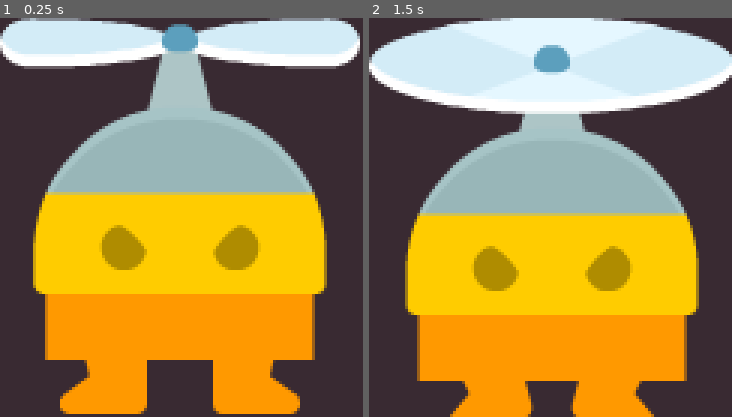
Above: before the commit, frames 1-2 (left to right).
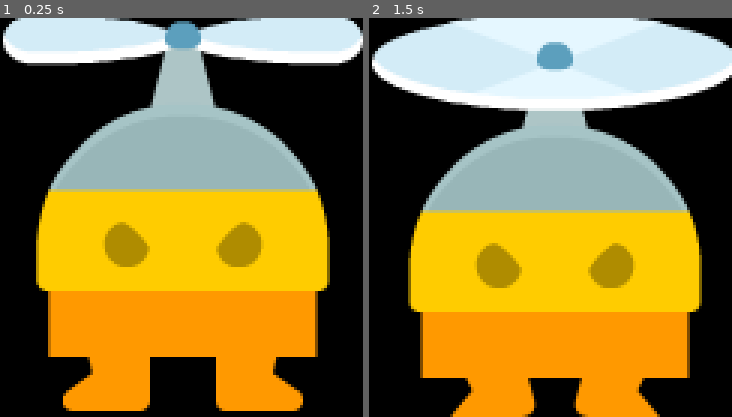
Above: after the commit, the same moments.

Repository: super-Colin/Desktop-Pet
Game: Godot game, scene res://pet.tscn
Two runs of this game, one before a commit and one after it. Both use one fixed random seed, a clock stepped at 60 frames per second and the inputs below.
Inputs (mouse positions are in pixels of both pictures, inside the frame that each line leads up to):
- Up to frame 1 (0.25 s): no input
- Up to frame 2 (1.5 s): tap Enter at 0.5 s; move the mouse to (630, 197) at 0.52 s; click (630, 197) at 0.67 s; tap Space at 1.25 s; drag from (477, 237) to (532, 297) at 1.27 s

The runs differ from the first frame. In frame 1, 46% of the frame differs, in the area x 0-100%, y 0-100%; in frame 2, 39%.

Commit message:
todo list working

Diff:
--- a/code_tab.tscn
+++ b/code_tab.tscn
@@ -29,7 +29,7 @@
 theme_override_constants/separation = 10
 
 [node name="VBoxContainer" type="VBoxContainer" parent="VSplitContainer/HBoxContainer"]
-custom_minimum_size = Vector2(100, 0)
+custom_minimum_size = Vector2(120, 0)
 layout_mode = 2
 theme_override_constants/separation = 10
 
@@ -45,7 +45,7 @@
 
 [node name="Button" type="Button" parent="VSplitContainer/HBoxContainer/VBoxContainer"]
 layout_mode = 2
-text = "Templates
+text = "Placeholder
 "
 
 [node name="RightSideScrollable" type="ScrollContainer" parent="VSplitContainer/HBoxContainer"]
--- a/config.gd
+++ b/config.gd
@@ -52,16 +52,3 @@
 	#print($"../CanvasLayer/GridContainer".anchors_preset)
 	#$"../CanvasLayer/GridContainer".anchors_preset = 8
 	#%GridWrapper.position = Vector2(-2, -2) # -2 to account for empty ui container on the side and top
-
-
-
- #Rect2 get_rect() const
-#
-#Returns a Rect2 representing the Sprite2D's boundary in local coordinates. Can be used to detect if the Sprite2D was clicked.
-#
-#Example:
-#
-#func _input(event):
-	#if event is InputEventMouseButton and event.pressed and event.button_index == MOUSE_BUTTON_LEFT:
-		#if get_rect().has_point(to_local(event.position)):
-			#print("A click!")
--- a/dialogue_box.gd
+++ b/dialogue_box.gd
@@ -7,11 +7,12 @@
 
 
 func _ready() -> void:
-	%WidthSlider.drag_ended.connect(handleChangeWidth)
-	%HeightSlider.drag_ended.connect(handleChangeHeight)
-	%AlwaysOnTopToggle.toggled.connect(UI.setAlwaysOnTop)
-	%Sides.pressed.connect(UI.switchSidesX)
-	UI.flippedXAxis.connect(flipHotbarButtonOrder)
+	#%WidthSlider.drag_ended.connect(handleChangeWidth)
+	#%HeightSlider.drag_ended.connect(handleChangeHeight)
+	#%AlwaysOnTopToggle.toggled.connect(UI.setAlwaysOnTop)
+	#%Sides.pressed.connect(UI.switchSidesX)
+	#UI.flippedXAxis.connect(flipHotbarButtonOrder)
+	pass
 
 func flipHotbarButtonOrder():
 	print("dialogue - flipping hotbar")
--- a/dialogue_box.tscn
+++ b/dialogue_box.tscn
@@ -2,12 +2,10 @@
 
 [ext_resource type="Script" uid="uid://ce3exek2bxi8c" path="res://dialogue_box.gd" id="1_n23yb"]
 [ext_resource type="PackedScene" uid="uid://gphxfnof4hxd" path="res://code_tab.tscn" id="1_senjy"]
+[ext_resource type="PackedScene" uid="uid://tlof5wxfa42m" path="res://to_do_tab.tscn" id="3_0nste"]
 
 [sub_resource type="StyleBoxFlat" id="StyleBoxFlat_senjy"]
 bg_color = Color(0.466971, 0.186746, 1.44392e-07, 1)
-
-[sub_resource type="StyleBoxFlat" id="StyleBoxFlat_n23yb"]
-bg_color = Color(0.520766, 0.0232354, 0.422955, 1)
 
 [sub_resource type="StyleBoxFlat" id="StyleBoxFlat_ilnc5"]
 content_margin_left = 8.0
@@ -39,72 +37,6 @@
 [node name="VBoxContainer" type="VBoxContainer" parent="MarginContainer"]
 layout_mode = 2
 
-[node name="Hotbar" type="HBoxContainer" parent="MarginContainer/VBoxContainer"]
-unique_name_in_owner = true
-layout_mode = 2
-
-[node name="Flatten" type="Button" parent="MarginContainer/VBoxContainer/Hotbar"]
-custom_minimum_size = Vector2(80, 0)
-layout_mode = 2
-tooltip_text = "Remove any invisble formatting around the content in your clipboard"
-text = "Flatten"
-
-[node name="AlwaysOnTopToggle" type="Button" parent="MarginContainer/VBoxContainer/Hotbar"]
-unique_name_in_owner = true
-custom_minimum_size = Vector2(80, 0)
-layout_mode = 2
-tooltip_text = "Remove any invisble formatting around the content in your clipboard"
-theme_override_styles/pressed = SubResource("StyleBoxFlat_n23yb")
-toggle_mode = true
-text = "Top"
-
-[node name="VBoxContainer" type="VBoxContainer" parent="MarginContainer/VBoxContainer/Hotbar"]
-layout_mode = 2
-
-[node name="HBoxContainer" type="HBoxContainer" parent="MarginContainer/VBoxContainer/Hotbar/VBoxContainer"]
-layout_mode = 2
-
-[node name="Label" type="Label" parent="MarginContainer/VBoxContainer/Hotbar/VBoxContainer/HBoxContainer"]
-custom_minimum_size = Vector2(25, 0)
-layout_mode = 2
-text = "W:"
-horizontal_alignment = 1
-
-[node name="WidthSlider" type="HSlider" parent="MarginContainer/VBoxContainer/Hotbar/VBoxContainer/HBoxContainer"]
-unique_name_in_owner = true
-custom_minimum_size = Vector2(100, 0)
-layout_mode = 2
-size_flags_vertical = 4
-min_value = 600.0
-max_value = 1200.0
-step = 10.0
-value = 800.0
-
-[node name="HBoxContainer2" type="HBoxContainer" parent="MarginContainer/VBoxContainer/Hotbar/VBoxContainer"]
-layout_mode = 2
-
-[node name="Label" type="Label" parent="MarginContainer/VBoxContainer/Hotbar/VBoxContainer/HBoxContainer2"]
-custom_minimum_size = Vector2(25, 0)
-layout_mode = 2
-text = "H:"
-horizontal_alignment = 1
-
-[node name="HeightSlider" type="HSlider" parent="MarginContainer/VBoxContainer/Hotbar/VBoxContainer/HBoxContainer2"]
-unique_name_in_owner = true
-custom_minimum_size = Vector2(100, 0)
-layout_mode = 2
-min_value = 450.0
-max_value = 1000.0
-step = 10.0
-value = 500.0
-
-[node name="Sides" type="Button" parent="MarginContainer/VBoxContainer/Hotbar"]
-unique_name_in_owner = true
-custom_minimum_size = Vector2(80, 0)
-layout_mode = 2
-tooltip_text = "Remove any invisble formatting around the content in your clipboard"
-text = "Sides"
-
 [node name="LineEdit" type="LineEdit" parent="MarginContainer/VBoxContainer"]
 layout_mode = 2
 theme_override_styles/normal = SubResource("StyleBoxFlat_ilnc5")
@@ -113,16 +45,21 @@
 [node name="TabContainer" type="TabContainer" parent="MarginContainer/VBoxContainer"]
 layout_mode = 2
 size_flags_vertical = 3
-current_tab = 0
+current_tab = 1
 
-[node name="Code" parent="MarginContainer/VBoxContainer/TabContainer" instance=ExtResource("1_senjy")]
+[node name="Snips" parent="MarginContainer/VBoxContainer/TabContainer" instance=ExtResource("1_senjy")]
+visible = false
 layout_mode = 2
 metadata/_tab_index = 0
+
+[node name="To Do" parent="MarginContainer/VBoxContainer/TabContainer" instance=ExtResource("3_0nste")]
+layout_mode = 2
+metadata/_tab_index = 1
 
 [node name="Me" type="VBoxContainer" parent="MarginContainer/VBoxContainer/TabContainer"]
 visible = false
 layout_mode = 2
-metadata/_tab_index = 1
+metadata/_tab_index = 2
 
 [node name="HBoxContainer" type="HBoxContainer" parent="MarginContainer/VBoxContainer/TabContainer/Me"]
 layout_mode = 2
@@ -152,10 +89,10 @@
 layout_mode = 2
 text = "A longer Joke"
 
-[node name="Stuff" type="VBoxContainer" parent="MarginContainer/VBoxContainer/TabContainer"]
+[node name="Timer" type="VBoxContainer" parent="MarginContainer/VBoxContainer/TabContainer"]
 visible = false
 layout_mode = 2
-metadata/_tab_index = 2
+metadata/_tab_index = 3
 
 [node name="SpeechOutMenu" type="RichTextLabel" parent="MarginContainer/VBoxContainer"]
 unique_name_in_owner = true
--- /dev/null
+++ b/hotbar.gd
@@ -0,0 +1,35 @@
+extends Container
+
+
+
+
+
+
+func _ready() -> void:
+	%WidthSlider.drag_ended.connect(handleChangeWidth)
+	%HeightSlider.drag_ended.connect(handleChangeHeight)
+	%AlwaysOnTopToggle.toggled.connect(UI.setAlwaysOnTop)
+	%Sides.pressed.connect(UI.switchSidesX)
+	#UI.flippedXAxis.connect(flipHotbarButtonOrder)
+
+func handleChangeWidth(valChanged):
+	var currentSize = get_tree().get_root().get_window().size
+	UI.handleWindowResize(Vector2(%WidthSlider.value, currentSize.y))
+
+func handleChangeHeight(valChanged):
+	var currentSize = get_tree().get_root().get_window().size
+	UI.handleWindowResize(Vector2(currentSize.x, %HeightSlider.value))
+
+
+func flipHotbarButtonOrder():
+	print("dialogue - flipping hotbar")
+	var i = -1
+	for c in %Hotbar.get_children():
+		%Hotbar.move_child(c, i)
+		i -= 1
+	if UI.xAlignment == "right":
+		%Hotbar.set_anchors_preset(Control.PRESET_CENTER_LEFT)
+		%Hotbar.size_flags_horizontal = SIZE_SHRINK_BEGIN
+	else:
+		%Hotbar.set_anchors_preset(Control.PRESET_CENTER_RIGHT)
+		%Hotbar.size_flags_horizontal = SIZE_SHRINK_END
--- /dev/null
+++ b/hotbar.tscn
@@ -0,0 +1,113 @@
+[gd_scene load_steps=3 format=3 uid="uid://b31kqduwxl6rw"]
+
+[ext_resource type="Script" uid="uid://3pe2vcnpo1qg" path="res://hotbar.gd" id="1_mjyg7"]
+
+[sub_resource type="StyleBoxFlat" id="StyleBoxFlat_n23yb"]
+bg_color = Color(0.114767, 0.45413, 1.92523e-07, 1)
+
+[node name="Hotbar" type="VBoxContainer"]
+offset_right = 381.0
+offset_bottom = 155.0
+script = ExtResource("1_mjyg7")
+
+[node name="Flatten" type="Button" parent="."]
+custom_minimum_size = Vector2(80, 0)
+layout_mode = 2
+tooltip_text = "Remove any invisble formatting around the content in your clipboard"
+text = "Flatten"
+
+[node name="AlwaysOnTopToggle" type="Button" parent="."]
+unique_name_in_owner = true
+custom_minimum_size = Vector2(80, 0)
+layout_mode = 2
+tooltip_text = "Toggle \"alway on top\" mode"
+theme_override_styles/pressed = SubResource("StyleBoxFlat_n23yb")
+toggle_mode = true
+text = "Top"
+
+[node name="Sides" type="Button" parent="."]
+unique_name_in_owner = true
+custom_minimum_size = Vector2(80, 0)
+layout_mode = 2
+tooltip_text = "Toggle which side the pop out is on"
+text = "<---//--->"
+
+[node name="VBoxContainer" type="VBoxContainer" parent="."]
+layout_mode = 2
+
+[node name="HBoxContainer" type="HBoxContainer" parent="VBoxContainer"]
+layout_mode = 2
+
+[node name="Label" type="Label" parent="VBoxContainer/HBoxContainer"]
+custom_minimum_size = Vector2(25, 0)
+layout_mode = 2
+text = "W:"
+horizontal_alignment = 1
+
+[node name="WidthSlider" type="HSlider" parent="VBoxContainer/HBoxContainer"]
+unique_name_in_owner = true
+custom_minimum_size = Vector2(100, 0)
+layout_mode = 2
+size_flags_vertical = 4
+min_value = 600.0
+max_value = 1200.0
+step = 10.0
+value = 800.0
+
+[node name="HBoxContainer2" type="HBoxContainer" parent="VBoxContainer"]
+layout_mode = 2
+
+[node name="Label" type="Label" parent="VBoxContainer/HBoxContainer2"]
+custom_minimum_size = Vector2(25, 0)
+layout_mode = 2
+text = "H:"
+horizontal_alignment = 1
+
+[node name="HeightSlider" type="HSlider" parent="VBoxContainer/HBoxContainer2"]
+unique_name_in_owner = true
+custom_minimum_size = Vector2(100, 0)
+layout_mode = 2
+min_value = 300.0
+max_value = 1000.0
+step = 10.0
+value = 500.0
+
+[node name="Button" type="Button" parent="."]
+layout_mode = 2
+text = "something
+"
+
+[node name="Button2" type="Button" parent="."]
+layout_mode = 2
+text = "something
+"
+
+[node name="Button3" type="Button" parent="."]
+layout_mode = 2
+text = "something
+"
+
+[node name="Button4" type="Button" parent="."]
+layout_mode = 2
+text = "something
+"
+
+[node name="Button5" type="Button" parent="."]
+layout_mode = 2
+text = "something
+"
+
+[node name="Button6" type="Button" parent="."]
+layout_mode = 2
+text = "something
+"
+
+[node name="Button7" type="Button" parent="."]
+layout_mode = 2
+text = "something
+"
+
+[node name="Button8" type="Button" parent="."]
+layout_mode = 2
+text = "something
+"
--- a/mouse.gd
+++ b/mouse.gd
@@ -5,7 +5,7 @@
 signal doubleClicked
 signal rightClicked
 
-signal changedScreenCorner
+
 
 
 # Dragging
@@ -123,8 +123,8 @@
 	else:
 		newCorner.y = 0
 	if not newCorner == currentScreenCorner:
-		print("Changed screen corner; from: ", currentScreenCorner, " to: ", newCorner)
-		changedScreenCorner.emit()
+		print("mouse - Changed screen corner; from: ", currentScreenCorner, " to: ", newCorner)
 		currentScreenCorner = newCorner
+		UI.changedScreenCorner.emit(currentScreenCorner)
 	#print("Current window corner:")
 	#print(positionOnScreen)
--- a/pet.gd
+++ b/pet.gd
@@ -1,7 +1,8 @@
 extends Node2D
 
 # Snippy
-
+# saySomething("hydrate")
+# saySomething("stand up / stretch")
 
 # Signals
 signal doubleClicked
--- a/pet.tscn
+++ b/pet.tscn
@@ -1,11 +1,15 @@
-[gd_scene load_steps=7 format=3 uid="uid://boxb655r78rcu"]
+[gd_scene load_steps=9 format=3 uid="uid://boxb655r78rcu"]
 
 [ext_resource type="Script" uid="uid://bosim76hmbf0x" path="res://pet.gd" id="1_pa7gm"]
 [ext_resource type="Script" uid="uid://bsihee3phcbmx" path="res://config.gd" id="2_733f5"]
 [ext_resource type="Texture2D" uid="uid://hyuu72u4l7fd" path="res://pet_assets/flyMan_still_stand.png" id="2_h6co6"]
 [ext_resource type="Script" uid="uid://bhdgai321eek8" path="res://behaviour.gd" id="2_ovmnc"]
 [ext_resource type="Script" uid="uid://d3qoc5nak4vhg" path="res://mouse.gd" id="3_vbt87"]
+[ext_resource type="PackedScene" uid="uid://b31kqduwxl6rw" path="res://hotbar.tscn" id="6_uvuc8"]
 [ext_resource type="PackedScene" uid="uid://c8m8svhtp2ksf" path="res://dialogue_box.tscn" id="7_uvuc8"]
+
+[sub_resource type="StyleBoxFlat" id="StyleBoxFlat_uvuc8"]
+bg_color = Color(0.526721, 3.19588e-05, 0.419489, 1)
 
 [node name="Pet" type="Node2D"]
 script = ExtResource("1_pa7gm")
@@ -37,6 +41,7 @@
 [node name="CanvasLayer" type="CanvasLayer" parent="."]
 
 [node name="DebugRect" type="ColorRect" parent="CanvasLayer"]
+visible = false
 anchors_preset = 15
 anchor_right = 1.0
 anchor_bottom = 1.0
@@ -60,17 +65,40 @@
 layout_mode = 2
 size_flags_vertical = 3
 
-[node name="DraggableArea" type="CenterContainer" parent="CanvasLayer/VBoxContainer/XAxisBox"]
+[node name="VBoxContainer" type="VBoxContainer" parent="CanvasLayer/VBoxContainer/XAxisBox"]
+layout_mode = 2
+
+[node name="DraggableArea" type="CenterContainer" parent="CanvasLayer/VBoxContainer/XAxisBox/VBoxContainer"]
 unique_name_in_owner = true
 custom_minimum_size = Vector2(200, 200)
 layout_mode = 2
 size_flags_horizontal = 4
 size_flags_vertical = 0
 
-[node name="Sprite" type="Sprite2D" parent="CanvasLayer/VBoxContainer/XAxisBox/DraggableArea"]
+[node name="Sprite" type="Sprite2D" parent="CanvasLayer/VBoxContainer/XAxisBox/VBoxContainer/DraggableArea"]
 unique_name_in_owner = true
 texture = ExtResource("2_h6co6")
 centered = false
+
+[node name="Panel" type="Panel" parent="CanvasLayer/VBoxContainer/XAxisBox/VBoxContainer"]
+custom_minimum_size = Vector2(150, 0)
+layout_mode = 2
+size_flags_vertical = 3
+theme_override_styles/panel = SubResource("StyleBoxFlat_uvuc8")
+
+[node name="ScrollContainer" type="ScrollContainer" parent="CanvasLayer/VBoxContainer/XAxisBox/VBoxContainer/Panel"]
+layout_mode = 1
+anchors_preset = 15
+anchor_right = 1.0
+anchor_bottom = 1.0
+grow_horizontal = 2
+grow_vertical = 2
+size_flags_vertical = 3
+
+[node name="Hotbar" parent="CanvasLayer/VBoxContainer/XAxisBox/VBoxContainer/Panel/ScrollContainer" instance=ExtResource("6_uvuc8")]
+layout_mode = 2
+size_flags_horizontal = 3
+size_flags_vertical = 3
 
 [node name="DialogueBox" parent="CanvasLayer/VBoxContainer/XAxisBox" groups=["dialogueBox"] instance=ExtResource("7_uvuc8")]
 unique_name_in_owner = true
--- /dev/null
+++ b/to_do_row.gd
@@ -0,0 +1,42 @@
+extends PanelContainer
+
+signal toggled(isComplete:bool)
+signal editRequested(snippetName:String)
+signal deleteRequested(snippetName:String)
+
+var title:String
+var isComplete:bool = false
+
+func setUp(todoName:String, completed:bool):
+	title = todoName
+	$HBoxContainer/Title.text = title
+	$HBoxContainer/Title.toggled.connect(updateCompletedStatusStyles)
+	#$HBoxContainer/Edit.pressed.connect(func():editRequested.emit($HBoxContainer/Title.text))
+	$HBoxContainer/Delete.pressed.connect(func():deleteRequested.emit($HBoxContainer/Title.text))
+	UI.expandedSizeUpdated.connect(setStrikeDimension, CONNECT_DEFERRED)
+	updateCompletedStatusStyles(completed)
+	#setStrikeDimension()
+
+
+func setStrikeDimension():
+	print("todo row - %Strike.points[1]: ", %Strike.points[1], ", ", $HBoxContainer/Title.get_rect().size)
+	var buttonSize = $HBoxContainer/Title.get_rect().size
+	var extraOffset = buttonSize * 0.2
+	#%Strike.points[0] -= extraOffset
+	%Strike.points[1] = buttonSize + extraOffset
+	print("todo row - %Strike.points[1]: ", %Strike.points[1], ", ", $HBoxContainer/Title.get_rect().size)
+
+func updateCompletedStatusStyles(completed:bool):
+	isComplete = completed
+	if isComplete:
+		$HBoxContainer/Title.text = title
+		setStrikeDimension()
+		%Strike.visible = true
+		#print("todo row - adding [ s]")
+		#$HBoxContainer/Title/RichTextLabel.text = ""
+		#$HBoxContainer/Title/RichTextLabel.append_text("[s]" + title + "[/s]")
+		##$HBoxContainer/Title/RichTextLabel.bb_code_text = "[s]" + title + "[/s]"
+	else:
+		$HBoxContainer/Title/RichTextLabel.text = title
+		%Strike.visible = false
+	toggled.emit($HBoxContainer/Title.button_pressed)
--- /dev/null
+++ b/to_do_row.tscn
@@ -0,0 +1,55 @@
+[gd_scene load_steps=4 format=3 uid="uid://cmu4jpxf562kr"]
+
+[ext_resource type="Script" uid="uid://3oywx1gd6owi" path="res://to_do_row.gd" id="1_shdsh"]
+
+[sub_resource type="StyleBoxEmpty" id="StyleBoxEmpty_dr5ri"]
+
+[sub_resource type="StyleBoxFlat" id="StyleBoxFlat_whak8"]
+bg_color = Color(0.199373, 0.199373, 0.199373, 1)
+
+[node name="ToDoRow" type="PanelContainer"]
+offset_right = 40.0
+offset_bottom = 40.0
+script = ExtResource("1_shdsh")
+
+[node name="HBoxContainer" type="HBoxContainer" parent="."]
+layout_mode = 2
+
+[node name="Title" type="Button" parent="HBoxContainer"]
+clip_contents = true
+custom_minimum_size = Vector2(120, 0)
+layout_mode = 2
+size_flags_horizontal = 3
+theme_override_styles/normal = SubResource("StyleBoxEmpty_dr5ri")
+toggle_mode = true
+text = "New To Do"
+
+[node name="RichTextLabel" type="RichTextLabel" parent="HBoxContainer/Title"]
+visible = false
+clip_contents = false
+custom_minimum_size = Vector2(100, 0)
+layout_mode = 1
+anchors_preset = 15
+anchor_right = 1.0
+anchor_bottom = 1.0
+grow_horizontal = 2
+grow_vertical = 2
+mouse_filter = 2
+bbcode_enabled = true
+text = "[s]New To Do[/s]"
+horizontal_alignment = 1
+vertical_alignment = 1
+
+[node name="Strike" type="Line2D" parent="HBoxContainer/Title"]
+unique_name_in_owner = true
+position = Vector2(-17, -14)
+points = PackedVector2Array(14, 24, 144, 43)
+width = 4.0
+default_color = Color(1, 1, 1, 0.572549)
+
+[node name="Delete" type="Button" parent="HBoxContainer"]
+custom_minimum_size = Vector2(30, 0)
+layout_mode = 2
+theme_override_colors/font_color = Color(1, 0, 0, 1)
+theme_override_styles/normal = SubResource("StyleBoxFlat_whak8")
+text = "X"
--- /dev/null
+++ b/to_do_tab.gd
@@ -0,0 +1,75 @@
+extends VBoxContainer
+
+
+var todoLists:Dictionary = {} # "MyTodoList":{"dishes":true}
+var currentList:String = "defualt"
+var todoRowScene = preload("res://to_do_row.tscn")
+
+
+var makingList = false
+
+const SAVE_SECTION = "todo_tab"
+
+func _ready() -> void:
+	todoLists = Saver.loadGameSection(SAVE_SECTION, "todoLists", todoLists)
+	currentList = Saver.loadGameSection(SAVE_SECTION, "currentList", currentList)
+	#
+	%SaveTodoButton.pressed.connect(saveTodo)
+	%NewListButton.pressed.connect(makingNewList)
+	#
+	if not todoLists.keys():
+		return
+	refreshListsList()
+	refreshTodoList()
+
+func makingNewList():
+	makingList = true
+
+
+func saveTodo():
+	if makingList:
+		saveNewList()
+	else:
+		saveNewTodo()
+
+func saveNewList():
+	print("todo - new list is: ", %TodoName.text)
+	todoLists[%TodoName.text] = {}
+	refreshListsList()
+	swapActiveList(%TodoName.text)
+	saveTodos()
+	makingList = false
+
+func saveNewTodo():
+	print("todo - new todo is: ", %TodoName.text)
+	todoLists[currentList][%TodoName.text] = false
+	saveTodos()
+	#refreshSnippetsList()
+	#closeSnippetPad()
+	refreshTodoList()
+
+func saveTodos():
+	Saver.saveGameSection(SAVE_SECTION, "todoLists", todoLists)
+	Saver.saveGameSection(SAVE_SECTION, "currentList", currentList)
+
+
+func refreshListsList():
+	for c in %ListsList.get_children():
+		c.queue_free()
+	for key in todoLists.keys():
+		var newButton = Button.new()
+		newButton.text = key
+		newButton.pressed.connect(swapActiveList.bind(key))
+		%ListsList.add_child(newButton)
+
+func swapActiveList(newList:String):
+	currentList = newList
+	refreshTodoList()
+
+func refreshTodoList():
+	for c in %TodosList.get_children():
+		c.queue_free()
+	for key in todoLists[currentList].keys():
+		var newRow = todoRowScene.instantiate()
+		newRow.setUp(key, todoLists[currentList][key])
+		%TodosList.add_child(newRow)
--- /dev/null
+++ b/to_do_tab.tscn
@@ -0,0 +1,93 @@
+[gd_scene load_steps=5 format=3 uid="uid://tlof5wxfa42m"]
+
+[ext_resource type="Script" uid="uid://cyj3gs41iaki6" path="res://to_do_tab.gd" id="1_l0ivd"]
+[ext_resource type="PackedScene" uid="uid://cmu4jpxf562kr" path="res://to_do_row.tscn" id="1_okqnh"]
+
+[sub_resource type="StyleBoxFlat" id="StyleBoxFlat_l0ivd"]
+bg_color = Color(0.113429, 0.312392, 0.225213, 1)
+
+[sub_resource type="StyleBoxFlat" id="StyleBoxFlat_okqnh"]
+
+[node name="ToDoTab" type="VBoxContainer"]
+anchors_preset = 15
+anchor_right = 1.0
+anchor_bottom = 1.0
+grow_horizontal = 2
+grow_vertical = 2
+script = ExtResource("1_l0ivd")
+
+[node name="HBoxContainer" type="HBoxContainer" parent="."]
+layout_mode = 2
+size_flags_vertical = 3
+theme_override_constants/separation = 10
+
+[node name="VBoxContainer" type="VBoxContainer" parent="HBoxContainer"]
+custom_minimum_size = Vector2(120, 0)
+layout_mode = 2
+size_flags_vertical = 3
+theme_override_constants/separation = 10
+
+[node name="NewListButton" type="Button" parent="HBoxContainer/VBoxContainer"]
+unique_name_in_owner = true
+custom_minimum_size = Vector2(0, 30)
+layout_mode = 2
+theme_override_styles/normal = SubResource("StyleBoxFlat_l0ivd")
+text = "New List"
+
+[node name="ScrollContainer" type="ScrollContainer" parent="HBoxContainer/VBoxContainer"]
+custom_minimum_size = Vector2(120, 0)
+layout_mode = 2
+size_flags_vertical = 3
+
+[node name="ListsList" type="VBoxContainer" parent="HBoxContainer/VBoxContainer/ScrollContainer"]
+unique_name_in_owner = true
+layout_mode = 2
+size_flags_horizontal = 3
+size_flags_vertical = 3
+
+[node name="TemplatesButton" type="Button" parent="HBoxContainer/VBoxContainer/ScrollContainer/ListsList"]
+layout_mode = 2
+text = "Placeholder
+"
+
+[node name="Button" type="Button" parent="HBoxContainer/VBoxContainer/ScrollContainer/ListsList"]
+layout_mode = 2
+text = "Placeholder"
+
+[node name="RightSideScrollable" type="ScrollContainer" parent="HBoxContainer"]
+layout_mode = 2
+size_flags_horizontal = 3
+
+[node name="VBoxContainer" type="VBoxContainer" parent="HBoxContainer/RightSideScrollable"]
+layout_mode = 2
+size_flags_horizontal = 3
+size_flags_vertical = 3
+
+[node name="NewCreator" type="HBoxContainer" parent="HBoxContainer/RightSideScrollable/VBoxContainer"]
+layout_mode = 2
+
+[node name="TodoName" type="LineEdit" parent="HBoxContainer/RightSideScrollable/VBoxContainer/NewCreator"]
+unique_name_in_owner = true
+layout_mode = 2
+size_flags_horizontal = 3
+placeholder_text = "Dishes..."
+
+[node name="SaveTodoButton" type="Button" parent="HBoxContainer/RightSideScrollable/VBoxContainer/NewCreator"]
+unique_name_in_owner = true
+custom_minimum_size = Vector2(50, 30)
+layout_mode = 2
+theme_override_colors/font_color = Color(2.88785e-06, 0.88136, 0.952338, 1)
+theme_override_styles/normal = SubResource("StyleBoxFlat_okqnh")
+text = "Save"
+
+[node name="TodosList" type="VBoxContainer" parent="HBoxContainer/RightSideScrollable/VBoxContainer"]
+unique_name_in_owner = true
+layout_mode = 2
+size_flags_horizontal = 3
+size_flags_vertical = 3
+
+[node name="ToDoRow" parent="HBoxContainer/RightSideScrollable/VBoxContainer/TodosList" instance=ExtResource("1_okqnh")]
+layout_mode = 2
+
+[node name="ToDoRow2" parent="HBoxContainer/RightSideScrollable/VBoxContainer/TodosList" instance=ExtResource("1_okqnh")]
+layout_mode = 2
--- a/ui.gd
+++ b/ui.gd
@@ -12,15 +12,22 @@
 
 var alwaysOnTop = false
 
+signal changedScreenCorner(newCorner)
 signal toggledAlwaysOnTop(onOrOff)
 signal flippedXAxis
+signal expandedSizeUpdated
 
 
 func _ready():
 	#%SpeechOutMenu.add_text("this is some text that I'm saying")
+	#changedScreenCorner.connect(handleCornerChange) # Drag area moves out from under mouse... :/
 	pass # Replace with function body.
 
-
+func handleCornerChange(newCorner):
+	if newCorner.x == 0 and xAlignment == "left":
+		switchSidesX()
+	elif newCorner.x == 1 and xAlignment == "right":
+		switchSidesX()
 
 
 func handleWindowResize(newSize:Vector2):
@@ -31,6 +38,7 @@
 		print("box - sizeDif: ", sizeDif)
 		get_window().position += Vector2i(sizeDif.x, 0)
 		xShift += sizeDif.x
+	expandedSizeUpdated.emit()
 
 
 
Not shown, added: hotbar.gd.uid
Not shown, added: to_do_row.gd.uid
Not shown, added: to_do_tab.gd.uid
